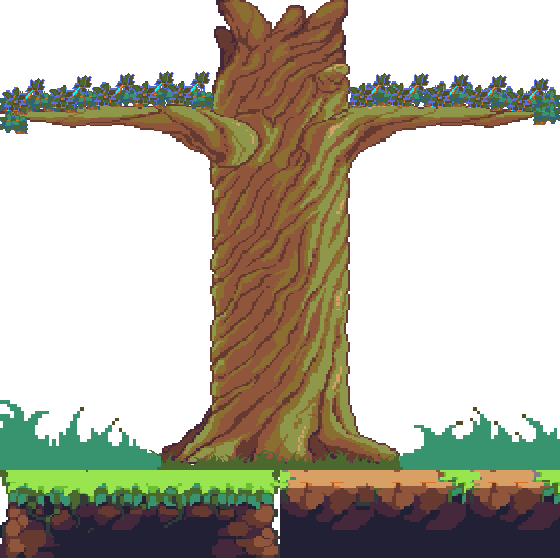
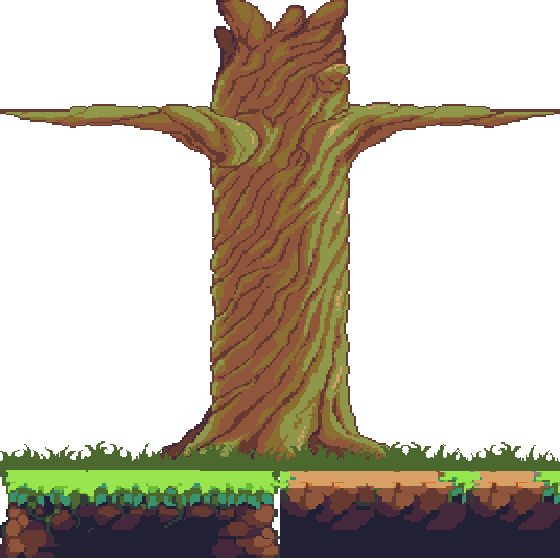
Two versions of the same layered image (560x560). Layer-by-layer changes:
added layer "grass2.xcf copy #1" above "grass2.xcf copy" over <box>289,442,560,471</box>
painted on "grass2.xcf copy" over <box>0,400,478,471</box>
painted on "grass2.xcf" over <box>0,407,560,470</box>
removed layer "branch2.xcf copy #9" over <box>386,73,429,106</box>
removed layer "branch2.xcf copy #8" over <box>426,74,469,107</box>
removed layer "branch2.xcf copy #7" over <box>464,75,507,108</box>
removed layer "branch2.xcf copy #6" over <box>506,78,549,111</box>
removed layer "branch2.xcf copy #5" over <box>2,78,45,111</box>
removed layer "branch2.xcf copy #4" over <box>49,75,92,108</box>
removed layer "branch2.xcf copy #3" over <box>92,73,135,106</box>
removed layer "branch2.xcf copy #2" over <box>167,71,210,104</box>
removed layer "branch2.xcf copy #1" over <box>131,71,174,104</box>
removed layer "branch2.xcf copy" over <box>348,73,391,106</box>
removed layer "branch2.xcf" over <box>348,73,391,106</box>
renamed "maptestgrass.png" to "maptest.png", painted on it over <box>0,71,560,471</box>
